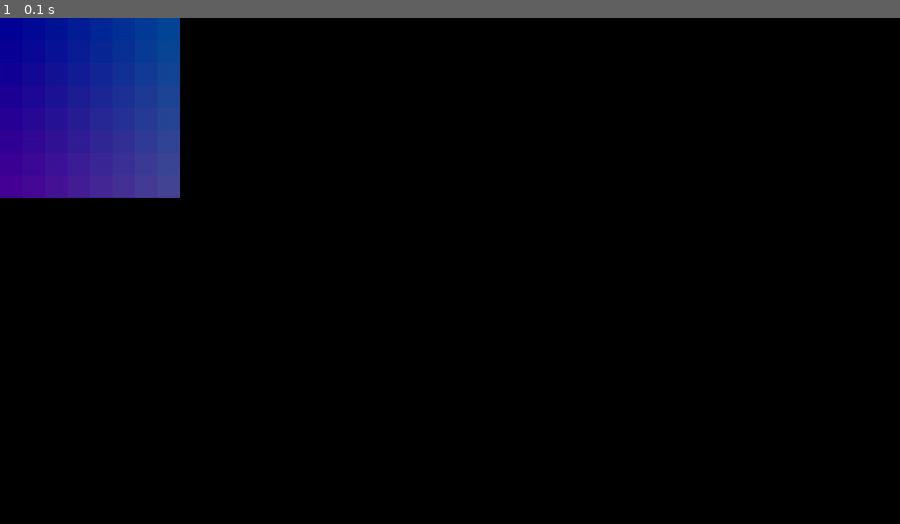
Above: before the commit, frame 1.
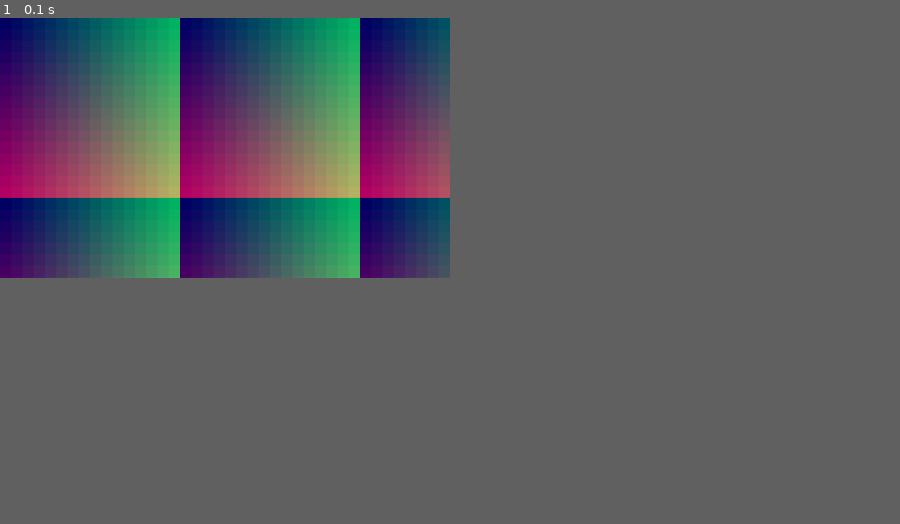
Above: after the commit, the same moment.

Repository: Eg-Nickname/PyGameChunkSystem
Game: pygame game, started from main.py
Two runs of this game, one before a commit and one after it. Both use one fixed random seed, a clock stepped at 60 frames per second and the inputs below.
Inputs:
- Up to frame 1 (0.1 s): no input
In our replay, the window is 900x506 before the commit and 450x260 after it. These sizes can differ from the game's own. Grey fills any space a smaller window leaves; there, only what the larger window draws over its background counts as a difference.

The runs differ from the first frame. In frame 1, 26% of the frame differs, in the area x 0-50%, y 0-52%.

Commit message:
Rendering Multiple Chunks

Diff:
--- a/main.py
+++ b/main.py
@@ -1,27 +1,29 @@
 import pygame
+from pygame.locals import *
 
 pygame.init()
 
 pygame.display.set_caption("Chunk System")
 
-screen = pygame.display.set_mode((1280,720))
+screen = pygame.display.set_mode((640,370),SCALED,OPENGL)
 clock = pygame.time.Clock()
 
 DELTA_TIME = 0
-TILE_SIZE = 32
-CHUNK_SIZE = 8
+TILE_SIZE = 16
+CHUNK_SIZE = 16
 
 loop = 1
 
 def draw():
-
-    for idy in range(CHUNK_SIZE):
-        for idx in range(CHUNK_SIZE):
-            top_x = TILE_SIZE * idx
-            top_y = TILE_SIZE * idy
-            pygame.draw.rect(screen, (idy*10,idx*10,150), (top_x,top_y,TILE_SIZE,TILE_SIZE))
-
-
+    TILE_COUNT = 0
+    for chy in range(2):
+        for chx in range(3):
+            for idy in range(CHUNK_SIZE):
+                for idx in range(CHUNK_SIZE):
+                    top_x = TILE_SIZE * idx + chx * TILE_SIZE * CHUNK_SIZE
+                    top_y = TILE_SIZE * idy + chy * TILE_SIZE * CHUNK_SIZE
+                    TILE_COUNT += 1
+                    pygame.draw.rect(screen, (idy*12,idx*12,100), (top_x,top_y,TILE_SIZE,TILE_SIZE))
 
     pygame.display.update()
 
@@ -35,6 +37,9 @@
 
     clock.tick(60) # fps
     DELTA_TIME += 1
+
+    if DELTA_TIME%60 == 1:
+        print()
     draw()
 
 pygame.quit()
